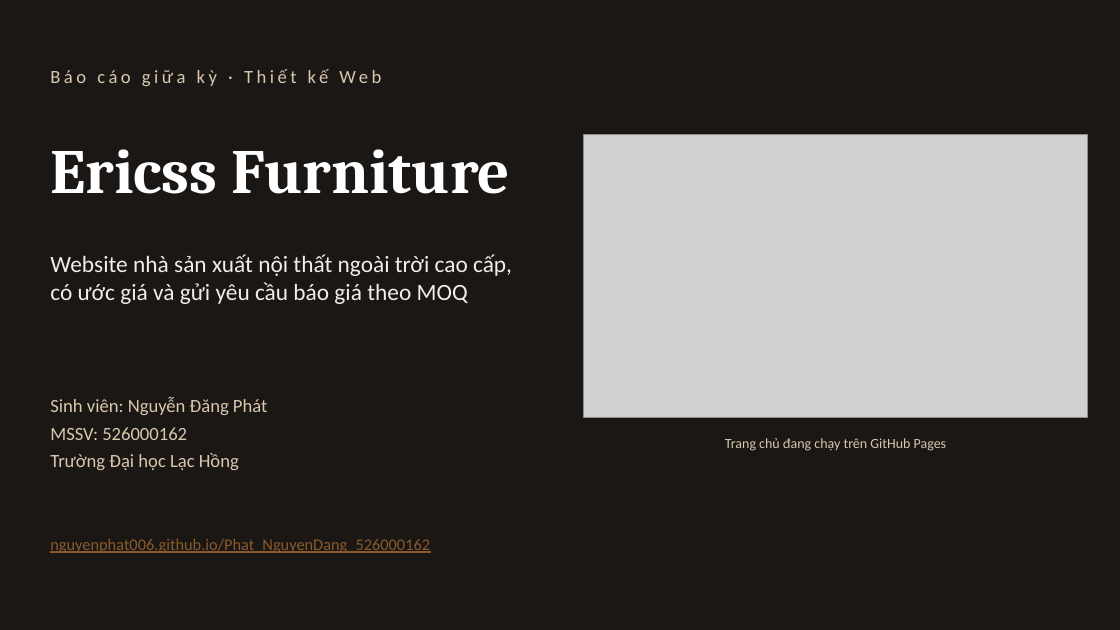
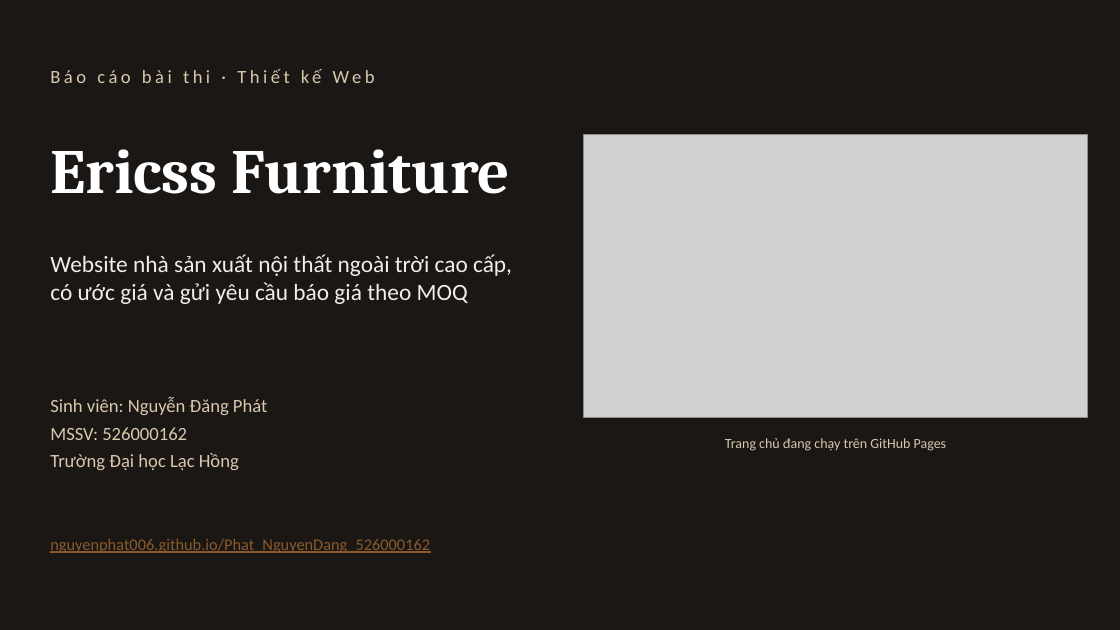
Before and after one commit to nguyenphat006/Phat_NguyenDang_526000162, a slide deck: slide 1 of docs/Ericss-Furniture-BaoCao.pptx. Drawn at 1120x630 pixels with LibreOffice and Linux fonts; fonts in the diff are those of the drawing; grey boxes stand for pictures. Boxes give left, top, right and bottom in pixels: in the first picture for what was removed or moved away, otherwise in the second. Text is boxed around its words. In the diff, an @@ line names an element or a change of style, - is before the commit and + after.

```diff
--- a/docs/Ericss-Furniture-BaoCao.pptx
+++ b/docs/Ericss-Furniture-BaoCao.pptx
@@ text at (50, 69, 375, 83): text changed @@
-Báo cáo giữa kỳ · Thiết kế Web
+Báo cáo bài thi · Thiết kế Web
```
Also in this commit, not shown: 16 other slides changed, 10 other files.
